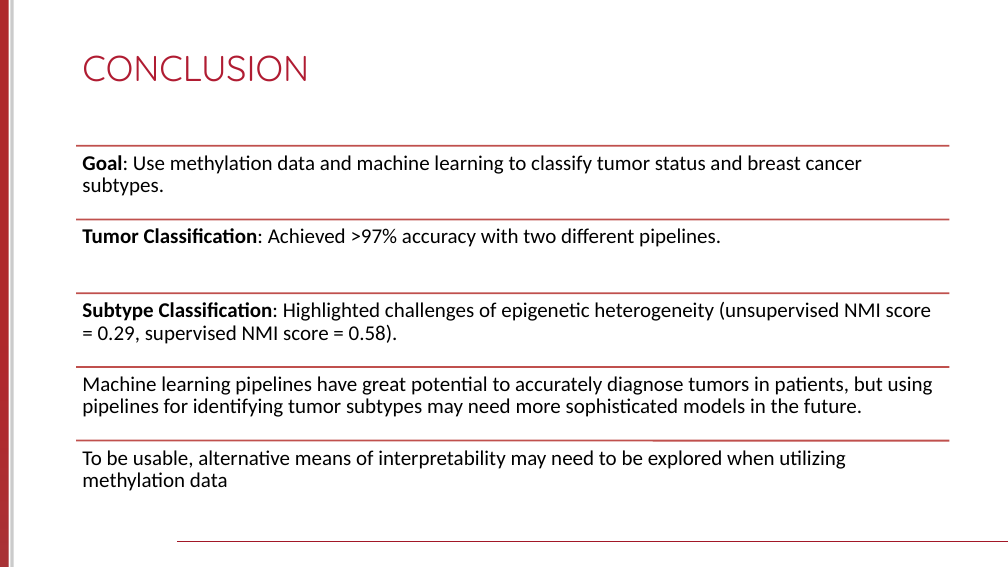
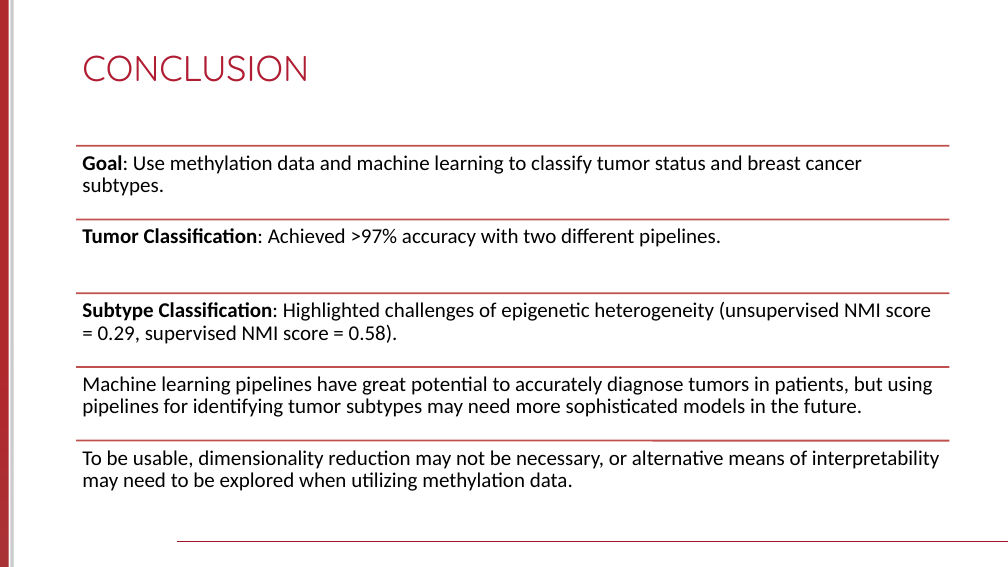
Before and after one commit to jacob-tye/20232110_TCGA_METHYLATION_CLINICAL_ML, a slide deck: slide 15 of report/final_project_presentation.pptx (slide 14 before the commit). Drawn at 1008x567 pixels with LibreOffice and Linux fonts; fonts in the diff are those of the drawing; background and template pictures are left out. Boxes give left, top, right and bottom in pixels: in the first picture for what was removed or moved away, otherwise in the second. Text is boxed around its words. In the diff, an @@ line names an element or a change of style, - is before the commit and + after.

```diff
--- a/report/final_project_presentation.pptx
+++ b/report/final_project_presentation.pptx
@@ text at <box>82,450,939,491</box>: text changed @@
-To be usable, alternative means of interpretability may need to be explored when utilizing methylation data
+To be usable, dimensionality reduction may not be necessary, or alternative means of interpretability may need to be explored when utilizing methylation data.
```
Also in this commit, not shown: 1 slide added, 3 other files.
